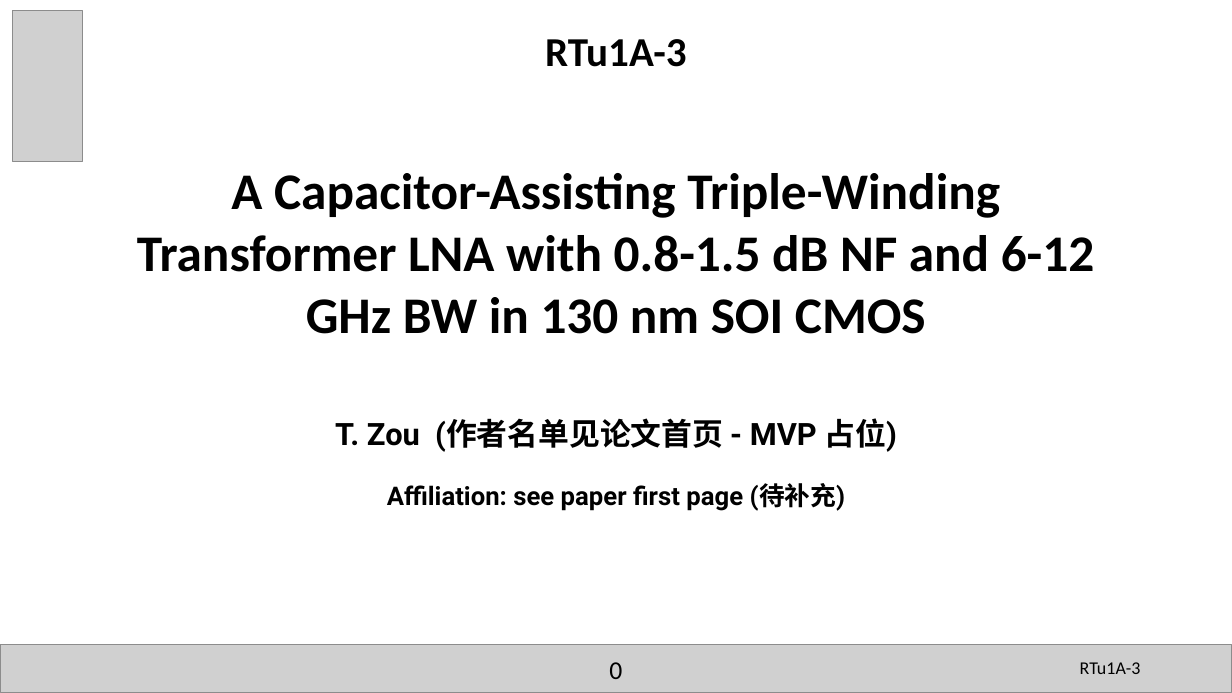
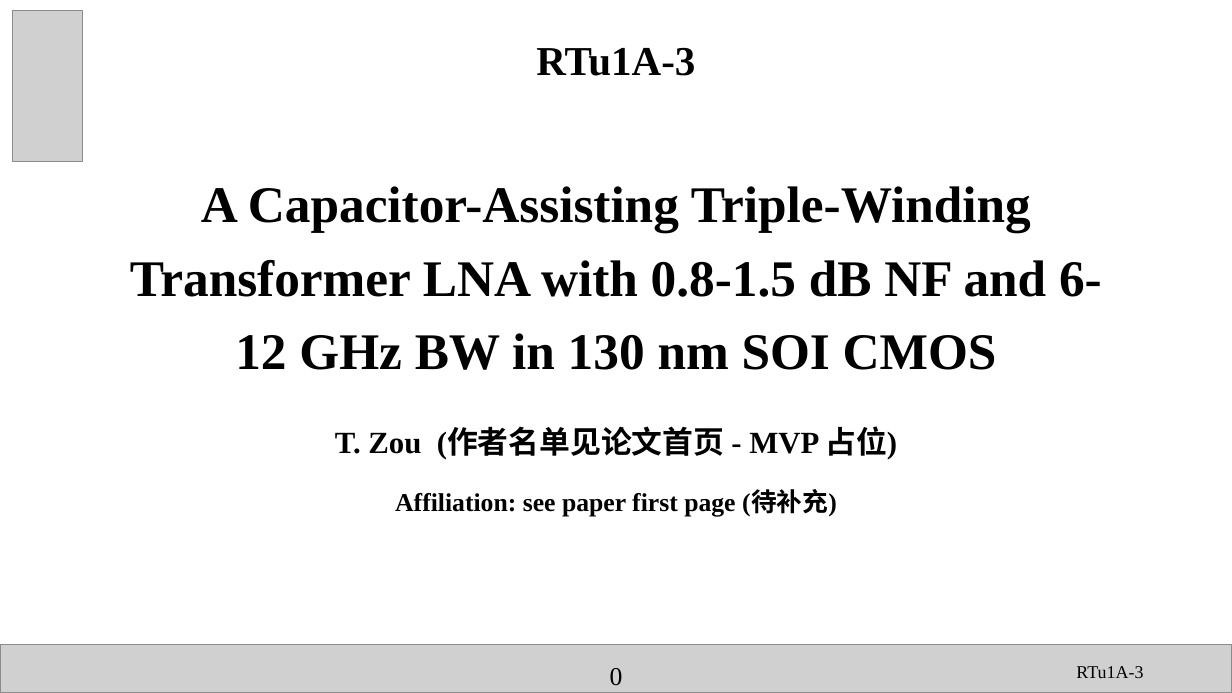
Before and after one commit to Lway-ai/ppt-team, a slide deck: slide 1 of examples/mvp_zou/mvp_zou.pptx. Drawn at 1232x693 pixels with LibreOffice and Linux fonts; fonts in the diff are those of the drawing; grey boxes stand for pictures. Boxes give left, top, right and bottom in pixels: in the first picture for what was removed or moved away, otherwise in the second. Text is boxed around its words. In the diff, an @@ line names an element or a change of style, - is before the commit and + after.

```diff
--- a/examples/mvp_zou/mvp_zou.pptx
+++ b/examples/mvp_zou/mvp_zou.pptx
@@ font Calibri to Times New Roman; line spacing 1 to 1.2; more space between paragraphs in 4 elements at (1076, 666, 1143, 678), (536, 47, 695, 76), (610, 668, 623, 686), (130, 186, 1102, 370) @@
@@ text "T. Zou (作者名单见论文首页 - MVP ..." at (335, 426, 897, 459): font Roboto to Times New Roman; line spacing 1 to 1.2; more space between paragraphs @@
@@ text "Affiliation: see paper first page ..." at (395, 490, 837, 516): font Roboto to Times New Roman; line spacing 1 to 1.2; more space between paragraphs @@
```
Also in this commit, not shown: 2 other slides changed, 25 other files.
